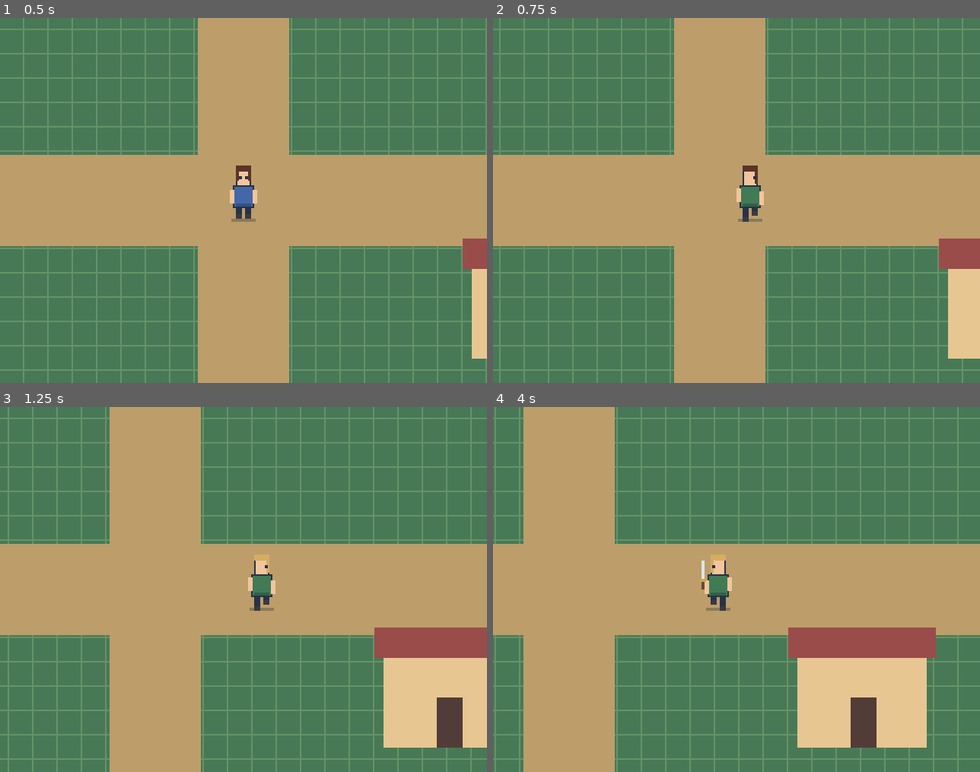
Above: before the commit, frames 1-4 (two rows, left to right).
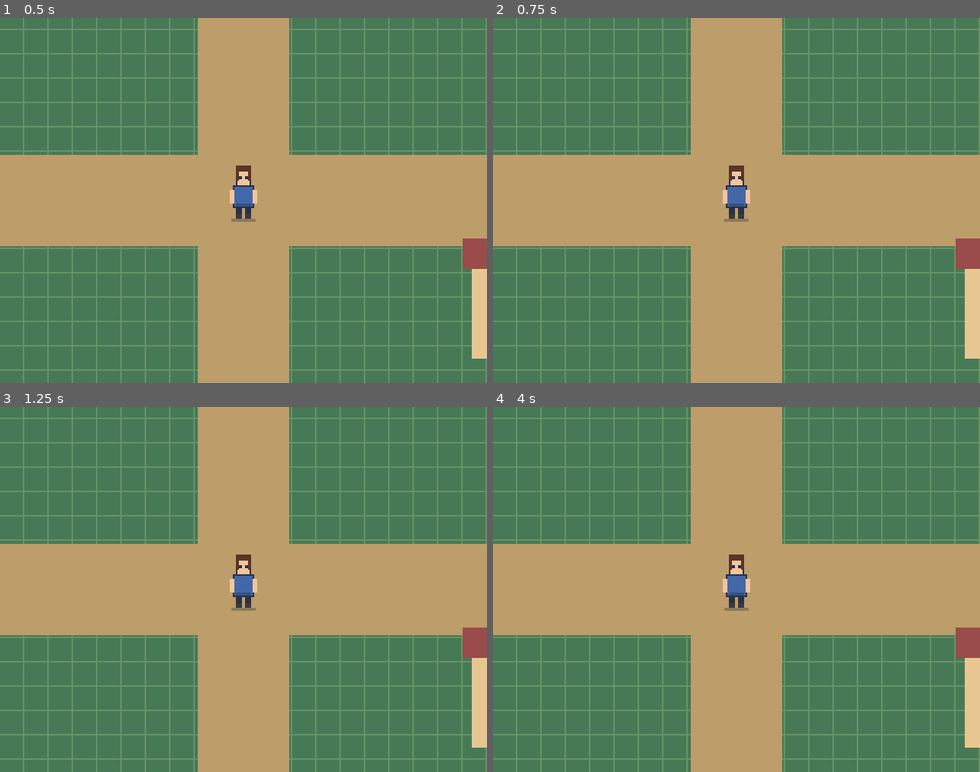
Above: after the commit, the same moments.

Repository: PylSerg/skyval-godot
Game: Godot game, scene res://prototype/camera_test.tscn
The game is run twice, just before and just after one commit, with the same random seed, the same clock (stepped at 60 frames per second) and the same inputs.
Inputs (mouse positions are in pixels of both pictures, inside the frame that each line leads up to):
- Up to frame 1 (0.5 s): no input
- Up to frame 2 (0.75 s): tap Enter at 0.5 s; move the mouse to (843, 182) at 0.52 s; hold Right (ui_right) from 0.53 s (still down); tap 1 at 0.6 s; click (843, 182) at 0.67 s
- Up to frame 3 (1.25 s): keep holding Right (ui_right); tap Space at 0.77, 1.07 s; tap 2 at 0.8 s
- Up to frame 4 (4 s): release Right (ui_right) at 1.25 s; drag from (639, 607) to (712, 662) at 1.27 s; move the mouse to (785, 509) at 2.02 s; hold Right (ui_right) 2.03-2.75 s; tap 3 at 2.1 s; tap 4 at 2.3 s; drag from (712, 662) to (590, 534) at 2.77 s; tap Space at 3.5, 3.77 s; move the mouse to (882, 644) at 3.52 s; hold Left (ui_left) from 3.53 s (still down); tap 5 at 3.6 s; tap 6 at 3.8 s

Frame 1 is identical in both runs. In frame 2, 14% of the frame differs, in the area x 1-100%, y 0-100%; in frame 3, 39%; in frame 4, 44%, in the area x 0-100%, y 0-100%.

Commit message:
Switch Skyval to native controller input and drop keyboard emulation from PortMaster

Diff:
--- a/prototype/player.gd
+++ b/prototype/player.gd
@@ -1,15 +1,27 @@
 extends CharacterBody2D
-## Prototype movement, now driven by an independent four-direction character visual.
+## Skyval: gamepad-only movement. D-pad is digital, left stick is analog.
 
 const SPEED := 100.0
+const STICK_DEADZONE := 0.22
 const EDGE_MARGIN := Vector2(8.0, 14.0)
 
 @export var world_bounds := Rect2(Vector2.ZERO, Vector2(1280.0, 960.0))
 
 @onready var appearance: SkyvalCharacterVisual = $CharacterVisual
 
+func _ready() -> void:
+    Input.joy_connection_changed.connect(_on_joy_connection_changed)
+    for device in Input.get_connected_joypads():
+        _on_joy_connection_changed(device, true)
+
+func _on_joy_connection_changed(device: int, connected: bool) -> void:
+    if connected:
+        print("Skyval controller: device=", device, " name=", Input.get_joy_name(device), " guid=", Input.get_joy_guid(device))
+    else:
+        print("Skyval controller disconnected: device=", device)
+
 func _physics_process(_delta: float) -> void:
-    var direction: Vector2 = Input.get_vector("ui_left", "ui_right", "ui_up", "ui_down")
+    var direction: Vector2 = _read_gamepad_direction()
     velocity = direction * SPEED
     move_and_slide()
     global_position = global_position.clamp(
@@ -18,28 +30,25 @@
     )
     appearance.set_motion(direction)
 
-func _unhandled_key_input(event: InputEvent) -> void:
-    if not event is InputEventKey:
-        return
-    if not event.pressed or event.echo:
-        return
-    # PC-only appearance smoke test; future inventory UI will call the same methods.
-    match event.keycode:
-        KEY_1:
-            appearance.cycle_outfit()
-        KEY_2:
-            appearance.cycle_hair()
-        KEY_3:
-            appearance.toggle_weapon()
-        KEY_4:
-            appearance.toggle_lpc_preview()
-        KEY_5:
-            appearance.cycle_lpc_skin()
-        KEY_6:
-            appearance.cycle_footwear()
-        KEY_7:
-            appearance.cycle_shirt_style()
-        KEY_8:
-            appearance.cycle_pants_style()
-        KEY_9:
-            appearance.cycle_footwear_style()
+func _read_gamepad_direction() -> Vector2:
+    var pads: Array[int] = Input.get_connected_joypads()
+    if pads.is_empty():
+        return Vector2.ZERO
+    var id: int = pads[0]
+
+    # D-pad overrides analog input to avoid conflicting directions.
+    var dx: float = float(int(Input.is_joy_button_pressed(id, JOY_BUTTON_DPAD_RIGHT)) - int(Input.is_joy_button_pressed(id, JOY_BUTTON_DPAD_LEFT)))
+    var dy: float = float(int(Input.is_joy_button_pressed(id, JOY_BUTTON_DPAD_DOWN)) - int(Input.is_joy_button_pressed(id, JOY_BUTTON_DPAD_UP)))
+    var dpad := Vector2(dx, dy)
+    if dpad != Vector2.ZERO:
+        return dpad.normalized()
+
+    var stick := Vector2(
+        Input.get_joy_axis(id, JOY_AXIS_LEFT_X),
+        Input.get_joy_axis(id, JOY_AXIS_LEFT_Y)
+    )
+    var magnitude: float = stick.length()
+    if magnitude <= STICK_DEADZONE:
+        return Vector2.ZERO
+    var intensity: float = clampf((magnitude - STICK_DEADZONE) / (1.0 - STICK_DEADZONE), 0.0, 1.0)
+    return stick.normalized() * intensity
--- a/prototype/smart_camera.gd
+++ b/prototype/smart_camera.gd
@@ -46,19 +46,8 @@
     global_position = _smooth_position.round()
 
 func _read_look_input() -> Vector2:
-    # PC test: I/J/K/L emulate the right stick, while arrows move the player.
-    var keyboard_input: Vector2 = Vector2.ZERO
-    if Input.is_key_pressed(KEY_J):
-        keyboard_input.x -= 1.0
-    if Input.is_key_pressed(KEY_L):
-        keyboard_input.x += 1.0
-    if Input.is_key_pressed(KEY_I):
-        keyboard_input.y -= 1.0
-    if Input.is_key_pressed(KEY_K):
-        keyboard_input.y += 1.0
-    keyboard_input = keyboard_input.normalized()
-
-    var result: Vector2 = keyboard_input
+    # Native right stick only; no keyboard look controls.
+    var result: Vector2 = Vector2.ZERO
     for joy_id in Input.get_connected_joypads():
         var raw_input: Vector2 = Vector2(
             Input.get_joy_axis(joy_id, JOY_AXIS_RIGHT_X),
--- a/ui/character_creator.gd
+++ b/ui/character_creator.gd
@@ -10,9 +10,8 @@
     "pants_style", "pants_variant",
     "footwear_style", "boots_variant",
 ]
-# GPtoKEYB emits keyboard events. A real gamepad may also be visible to
-# Godot, so the menu deliberately uses keyboard navigation only.
-const NAV_DEBOUNCE_MS := 120
+# Use only native joypad buttons and axes; avoid GUI double input.
+const NAV_DEBOUNCE_MS := 100
 const LEFT_STICK_PRESS := 0.65
 const LEFT_STICK_RELEASE := 0.42
 const RIGHT_STICK_PRESS := 0.65
@@ -25,12 +24,10 @@
 var _selected_index: int = 0
 var _row_labels: Array[Label] = []
 var _row_values: Array[Label] = []
-var _last_press_by_key: Dictionary = {}
 var _held_joy_buttons: Dictionary = {}
 var _joy_axis_direction: Dictionary = {}
 var _right_stick_latched: Dictionary = {}
-var _preview_held_keys: Dictionary = {}
-var _keyboard_emulated_gamepad: bool = false
+var _last_navigation_ms: int = -10000
 var _root: Control
 var _tab_appearance: Button
 var _tab_clothes: Button
@@ -42,10 +39,6 @@
 
 func _ready() -> void:
     process_mode = Node.PROCESS_MODE_ALWAYS
-    # PortMaster's GPtoKEYB already translates console controls to keyboard
-    # events. On a laptop, listen to native gamepad buttons directly.
-    _keyboard_emulated_gamepad = bool(ProjectSettings.get_setting("skyval/input/keyboard_emulated_gamepad", false))
-
     # Do not depend on Godot's compile-time singleton registration. Editors
     # opened before a git pull may not have reloaded the [autoload] section.
     _locale = get_node_or_null("/root/SkyvalLocale")
@@ -61,71 +54,13 @@
 func _tr(key: String) -> String:
     return str(_locale.call("t", key))
 
-# Capture input before Godot GUI navigation. PortMaster is keyboard-emulated,
-# but a USB controller on a desktop uses native JoypadButton/JoypadMotion.
+# Capture native gamepad input before Godot GUI focus routing.
+# Keyboard events are deliberately ignored by all gameplay menus.
 func _input(event: InputEvent) -> void:
     if event is InputEventJoypadButton:
-        if not _keyboard_emulated_gamepad:
-            _handle_joy_button(event as InputEventJoypadButton)
-        return
-    if event is InputEventJoypadMotion:
-        if not _keyboard_emulated_gamepad:
-            _handle_joy_axis(event as InputEventJoypadMotion)
-        return
-    if not event is InputEventKey:
-        return
-
-    # GPtoKEYB converts the R36H's right stick to J/L keystrokes. Only
-    # a new horizontal press changes facing; return to neutral first.
-    var key_event: InputEventKey = event as InputEventKey
-    if key_event.keycode == KEY_J or key_event.keycode == KEY_L:
-        if not key_event.pressed:
-            _preview_held_keys.erase(key_event.keycode)
-            return
-        if _opened:
-            get_viewport().set_input_as_handled()
-            if not key_event.echo and not _preview_held_keys.has(key_event.keycode):
-                _preview_held_keys[key_event.keycode] = true
-                _preview.call("rotate_step", 1 if key_event.keycode == KEY_L else -1)
-            return
-    if not key_event.pressed or key_event.echo:
-        return
-
-    var key: Key = key_event.keycode
-    if not _opened:
-        if key == KEY_C:
-            _set_open(true)
-            get_viewport().set_input_as_handled()
-        return
-
-    if key != KEY_C and key != KEY_ESCAPE and key != KEY_UP and key != KEY_DOWN and key != KEY_LEFT and key != KEY_RIGHT and key != KEY_ENTER and key != KEY_KP_ENTER and key != KEY_SPACE and key != KEY_Q and key != KEY_E and key != KEY_TAB:
-        return
-
-    # Even a rejected bounce must not fall through to Godot UI navigation.
-    get_viewport().set_input_as_handled()
-    if key == KEY_C or key == KEY_ESCAPE:
-        _set_open(false)
-        return
-
-    var now: int = Time.get_ticks_msec()
-    var last: int = int(_last_press_by_key.get(key, -10000))
-    if now - last < NAV_DEBOUNCE_MS:
-        return
-    _last_press_by_key[key] = now
-
-    match key:
-        KEY_UP:
-            _move_selection(-1)
-        KEY_DOWN:
-            _move_selection(1)
-        KEY_LEFT:
-            _adjust_selected(-1)
-        KEY_RIGHT, KEY_ENTER, KEY_KP_ENTER, KEY_SPACE:
-            _adjust_selected(1)
-        KEY_Q:
-            _set_page(0)
-        KEY_E, KEY_TAB:
-            _set_page(1 if key == KEY_E else 1 - _page)
+        _handle_joy_button(event as InputEventJoypadButton)
+    elif event is InputEventJoypadMotion:
+        _handle_joy_axis(event as InputEventJoypadMotion)
 
 # Native gamepad buttons, using Godot's SDL-standard button indices.
 # A press is accepted only once until its matching release arrives.
@@ -210,7 +145,18 @@
         _adjust_selected(next_direction)
     get_viewport().set_input_as_handled()
 
+func _can_navigate() -> bool:
+    # Shared debounce protects against some devices reporting D-pad twice
+    # (as buttons and as a left-axis motion).
+    var now: int = Time.get_ticks_msec()
+    if now - _last_navigation_ms < NAV_DEBOUNCE_MS:
+        return false
+    _last_navigation_ms = now
+    return true
+
 func _move_selection(amount: int) -> void:
+    if not _can_navigate():
+        return
     var fields: Array = APPEARANCE_FIELDS if _page == 0 else CLOTHING_FIELDS
     if fields.is_empty():
         return
@@ -218,6 +164,8 @@
     _update_row_highlight()
 
 func _adjust_selected(direction: int) -> void:
+    if not _can_navigate():
+        return
     var fields: Array = APPEARANCE_FIELDS if _page == 0 else CLOTHING_FIELDS
     if _selected_index >= 0 and _selected_index < fields.size():
         _adjust(str(fields[_selected_index]), direction, _selected_index)
@@ -236,12 +184,10 @@
     _root.visible = next_open
     get_tree().paused = next_open
     if next_open:
-        _last_press_by_key.clear()
-        # A stick can still be held when the creator reopens; reset the
-        # hysteresis latch so the first new tilt is recognized.
+        _last_navigation_ms = -10000
+        # Re-arm both sticks only on opening the menu.
         _joy_axis_direction.clear()
         _right_stick_latched.clear()
-        _preview_held_keys.clear()
         _refresh_text()
         _update_row_highlight()
     else:
Not shown, changed: portmaster/Skyval.sh
Not shown, removed: portmaster/skyval.gptk
Not shown, changed: tools/build_portmaster.sh
